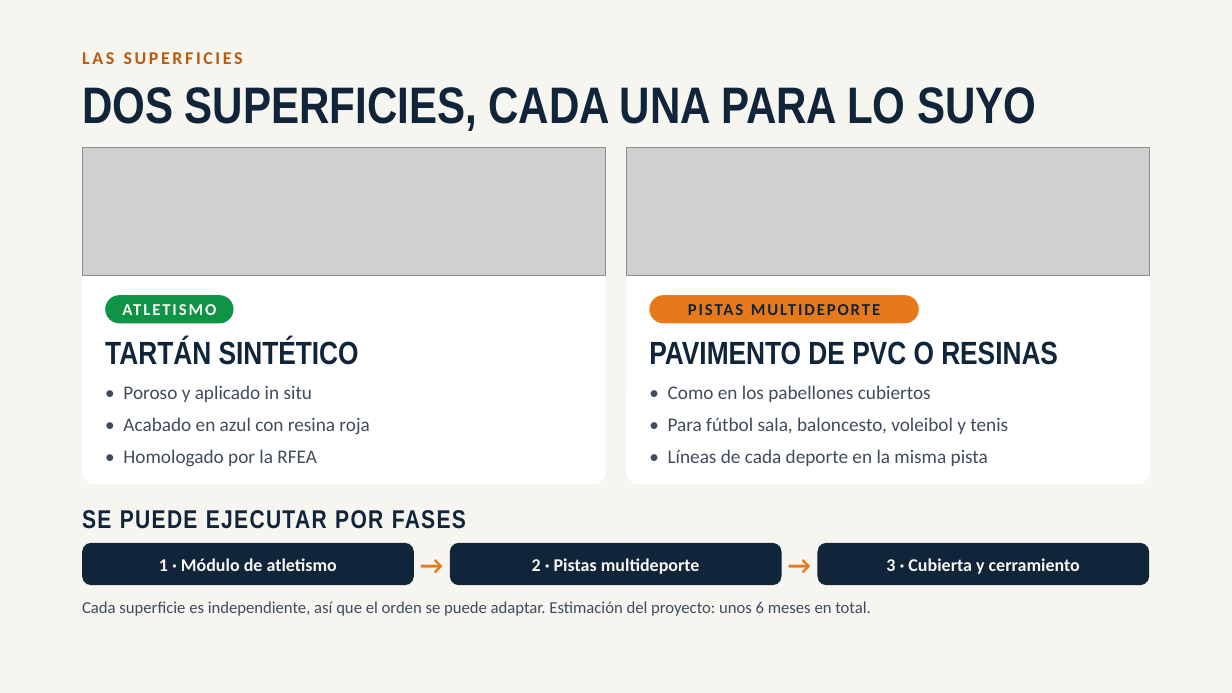
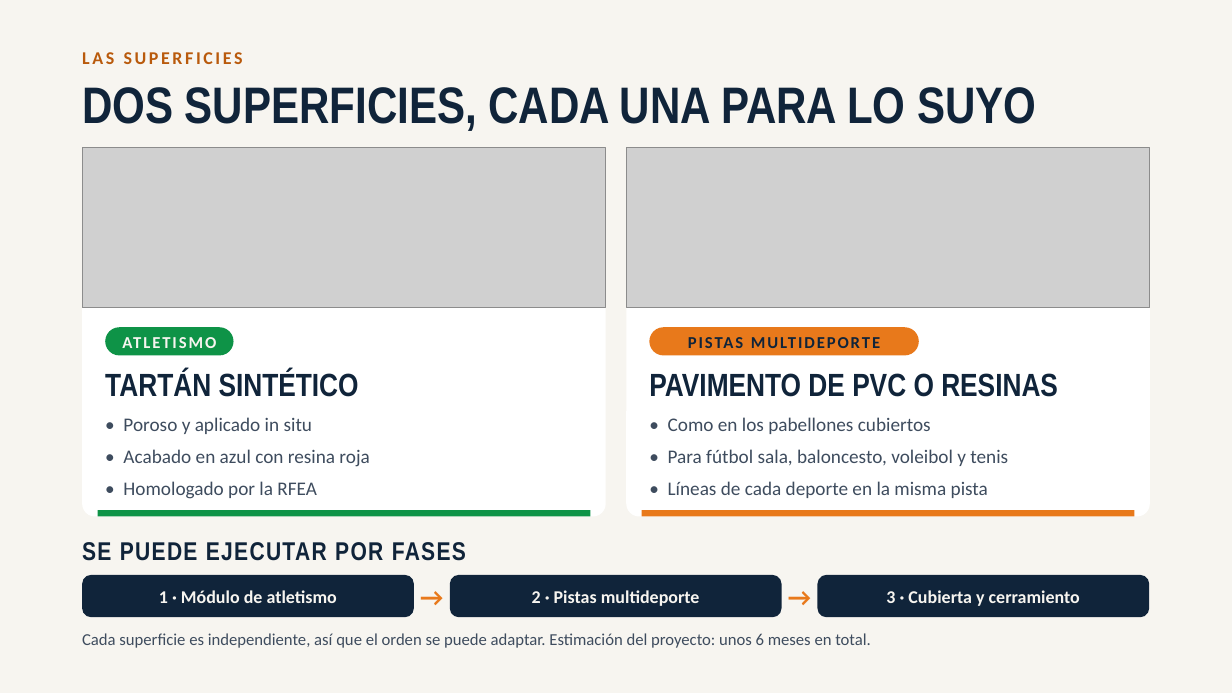
Before and after one commit to federacionatletismoclm-cyber/proyecto_modulo, a slide deck: slide 9 of exportacion/Presentacion_Mejora_Pistas_Multideporte.pptx. Drawn at 1232x693 pixels with LibreOffice and Linux fonts; fonts in the diff are those of the drawing; grey boxes stand for pictures. Boxes give left, top, right and bottom in pixels: in the first picture for what was removed or moved away, otherwise in the second. Text is boxed around its words. In the diff, an @@ line names an element or a change of style, - is before the commit and + after.

```diff
--- a/exportacion/Presentacion_Mejora_Pistas_Multideporte.pptx
+++ b/exportacion/Presentacion_Mejora_Pistas_Multideporte.pptx
@@ rounded rectangle: place and size @@
-rounded rectangle at [82, 148, 606, 485]
+rounded rectangle at [82, 148, 606, 517]
@@ rounded rectangle at [82, 148, 606, 517]: proportions changed @@
@@ picture: place and size @@
-picture at [82, 148, 606, 276]
+picture at [82, 148, 606, 309]
@@ rounded rectangle at [627, 148, 1151, 517]: proportions changed @@
@@ rounded rectangle: place and size @@
-rounded rectangle at [627, 148, 1151, 485]
+rounded rectangle at [627, 148, 1151, 517]
@@ picture: place and size @@
-picture at [627, 148, 1151, 276]
+picture at [627, 148, 1151, 309]
@@ 15 texts, 5 rounded rectangles: place and size @@
-15 texts, 5 rounded rectangles at [82, 295, 1150, 616]
+15 texts, 5 rounded rectangles at [82, 327, 1150, 648]
@@ text "• Acabado en azul con ...": place and size @@
-text "• Acabado en azul con ..." at [123, 417, 369, 435]
+text "• Acabado en azul con ..." at [123, 449, 369, 467]
@@ text "• Para fútbol sala, baloncesto, ...": place and size @@
-text "• Para fútbol sala, baloncesto, ..." at [668, 417, 1008, 434]
+text "• Para fútbol sala, baloncesto, ..." at [668, 449, 1008, 466]
@@ rectangle added at [98, 510, 591, 517], fill #0E9347 @@
@@ rectangle added at [641, 510, 1134, 517], fill #E8791B @@
```
Also in this commit, not shown: 13 other files.
